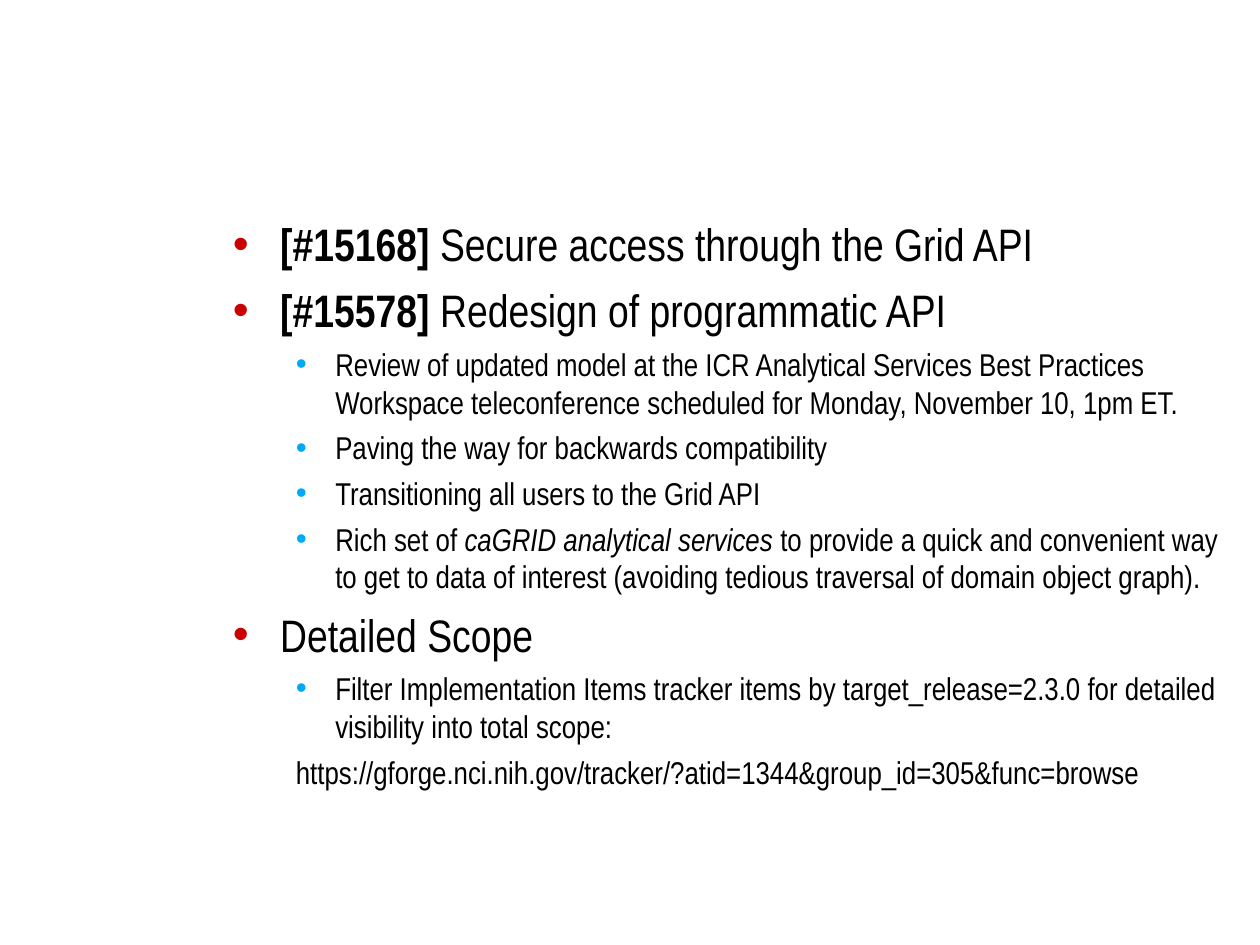
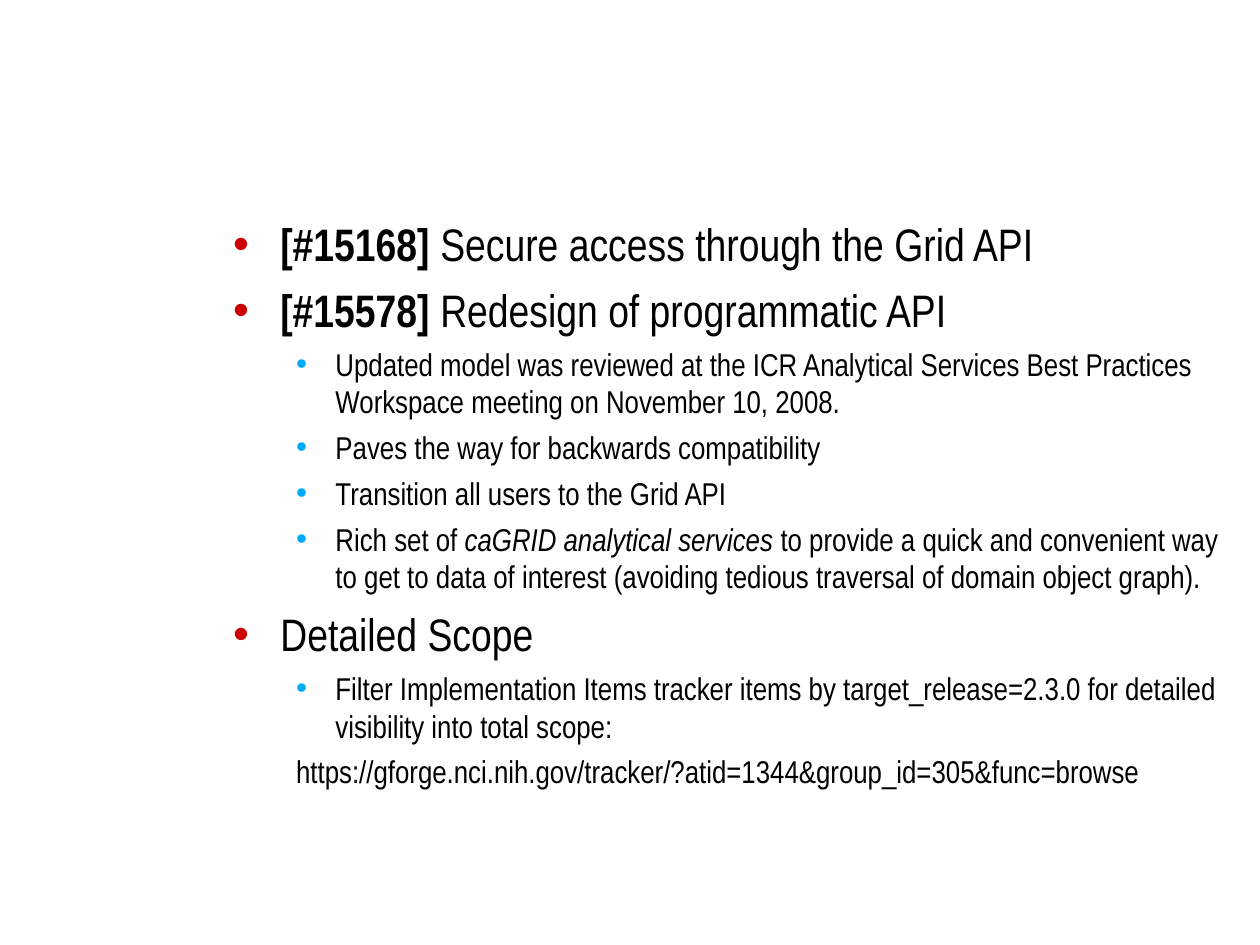
Before and after one commit to NCIP/caarray-docs, a slide deck: slide 9 of project_management/open_meetings/caArray User Community Meeting 2009.01.07.ppt (slide 5 before the commit). Drawn at 1260x945 pixels with LibreOffice and Linux fonts; fonts in the diff are those of the drawing; background and template pictures are left out. Boxes give left, top, right and bottom in pixels: in the first picture for what was removed or moved away, otherwise in the second. Text is boxed around its words. In the diff, an @@ line names an element or a change of style, - is before the commit and + after.

```diff
--- a/project_management/open_meetings/caArray User Community Meeting 2009.01.07.ppt
+++ b/project_management/open_meetings/caArray User Community Meeting 2009.01.07.ppt
@@ text at (x1=335, y1=353, x2=1192, y2=506): text changed @@
-  • Review of updated model at the ICR Analytical Services Best Practices Workspace teleconference scheduled for Monday, November 10, 1pm ET.
-  • Paving the way for backwards compatibility
-  • Transitioning all users to the Grid API
+  • Updated model was reviewed at the ICR Analytical Services Best Practices Workspace meeting on November 10, 2008.
+  • Paves the way for backwards compatibility
+  • Transition all users to the Grid API
```
Also in this commit, not shown: 1 other slide changed, 4 slides added.
